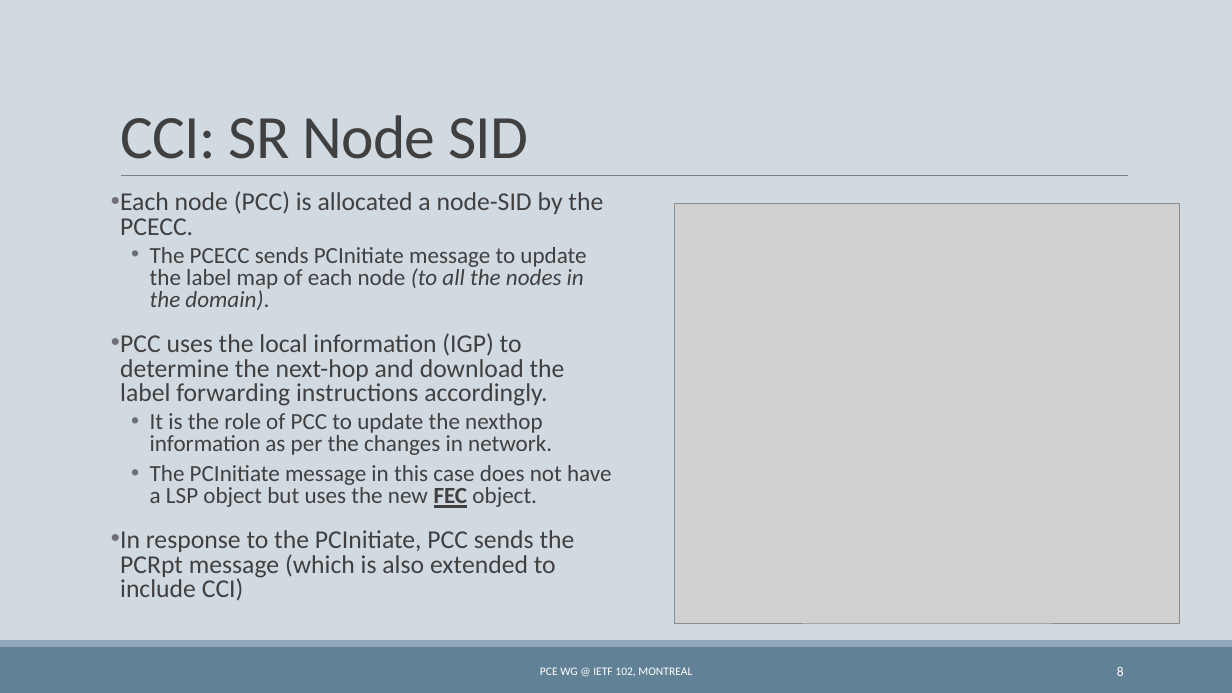
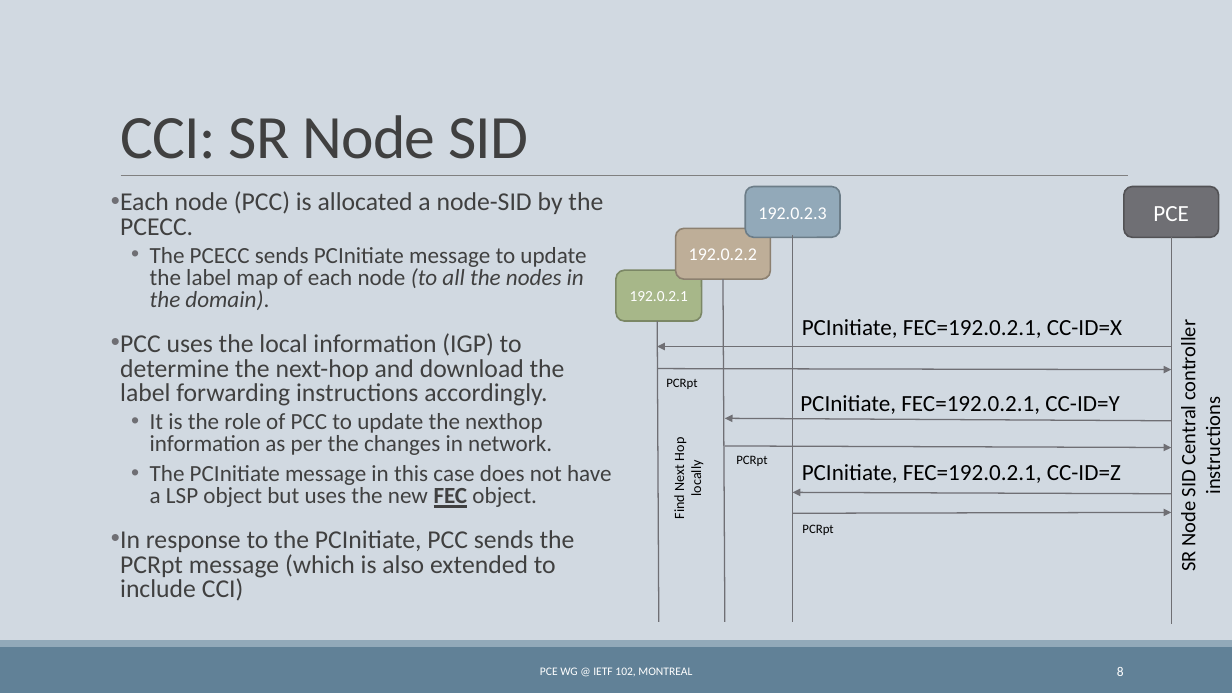
Before and after one commit to dhruvdhody-huawei/102, a slide deck: slide 8 of IETF 102 PCE WG PCECC.pptx. Drawn at 1232x693 pixels with LibreOffice and Linux fonts; fonts in the diff are those of the drawing; grey boxes stand for pictures. Boxes give left, top, right and bottom in pixels: in the first picture for what was removed or moved away, otherwise in the second. Text is boxed around its words. In the diff, an @@ line names an element or a change of style, - is before the commit and + after.

```diff
--- a/IETF 102 PCE WG PCECC.pptx
+++ b/IETF 102 PCE WG PCECC.pptx
@@ picture removed at (675, 203, 1180, 623) @@
@@ rounded rectangle added at (746, 187, 841, 238), fill #92A9B9, outline #6C7D89 1.25 pt, 14 pt, text #FFFFFF @@
+192.0.2.3
@@ rounded rectangle added at (1124, 187, 1219, 238), fill #6F6F74, outline #525256 1.25 pt, 18 pt, text #FFFFFF @@
+PCE
@@ rounded rectangle added at (676, 228, 771, 279), fill #BEAE98, outline #8D8170 1.25 pt, 14 pt, text #FFFFFF @@
+192.0.2.2
@@ line added from (793, 236) to (793, 622), #6F6F74 1 pt @@
@@ line added from (1172, 238) to (1172, 624), #6F6F74 1 pt @@
@@ rounded rectangle added at (616, 270, 702, 321), fill #A7B789, outline #7C8765 1.25 pt, 12 pt, text #FFFFFF @@
+192.0.2.1
@@ line added from (723, 279) to (725, 622), #6F6F74 1 pt @@
@@ line added from (657, 321) to (659, 622), #6F6F74 1 pt @@
@@ text added at (802, 319, 1122, 338), 18 pt, text #000000 @@
+PCInitiate, FEC=192.0.2.1, CC-ID=X
@@ text added at (1176, 328, 1225, 571), 16 pt, text #000000 @@
+SR Node SID Central controller instructions
@@ arrow added from (1172, 347) to (657, 347), #6F6F74 1 pt @@
@@ arrow added from (657, 369) to (1172, 370), #6F6F74 1 pt @@
@@ text added at (666, 378, 697, 389), 10 pt, text #000000 @@
+PCRpt
@@ arrow added from (1172, 421) to (725, 419), #6F6F74 1 pt @@
@@ text added at (800, 395, 1119, 414), 18 pt, text #000000 @@
+PCInitiate, FEC=192.0.2.1, CC-ID=Y
@@ text added at (671, 440, 705, 518), 11 pt, text #000000 @@
+Find Next Hop locally
@@ arrow added from (725, 446) to (1172, 447), #6F6F74 1 pt @@
@@ text added at (736, 455, 767, 466), 10 pt, text #000000 @@
+PCRpt
@@ text added at (802, 464, 1121, 483), 18 pt, text #000000 @@
+PCInitiate, FEC=192.0.2.1, CC-ID=Z
@@ arrow added from (1172, 494) to (793, 493), #6F6F74 1 pt @@
@@ arrow added from (793, 513) to (1172, 513), #6F6F74 1 pt @@
@@ text added at (802, 524, 833, 535), 10 pt, text #000000 @@
+PCRpt
```
Also in this commit, not shown: 4 other slides changed, 1 other file.
